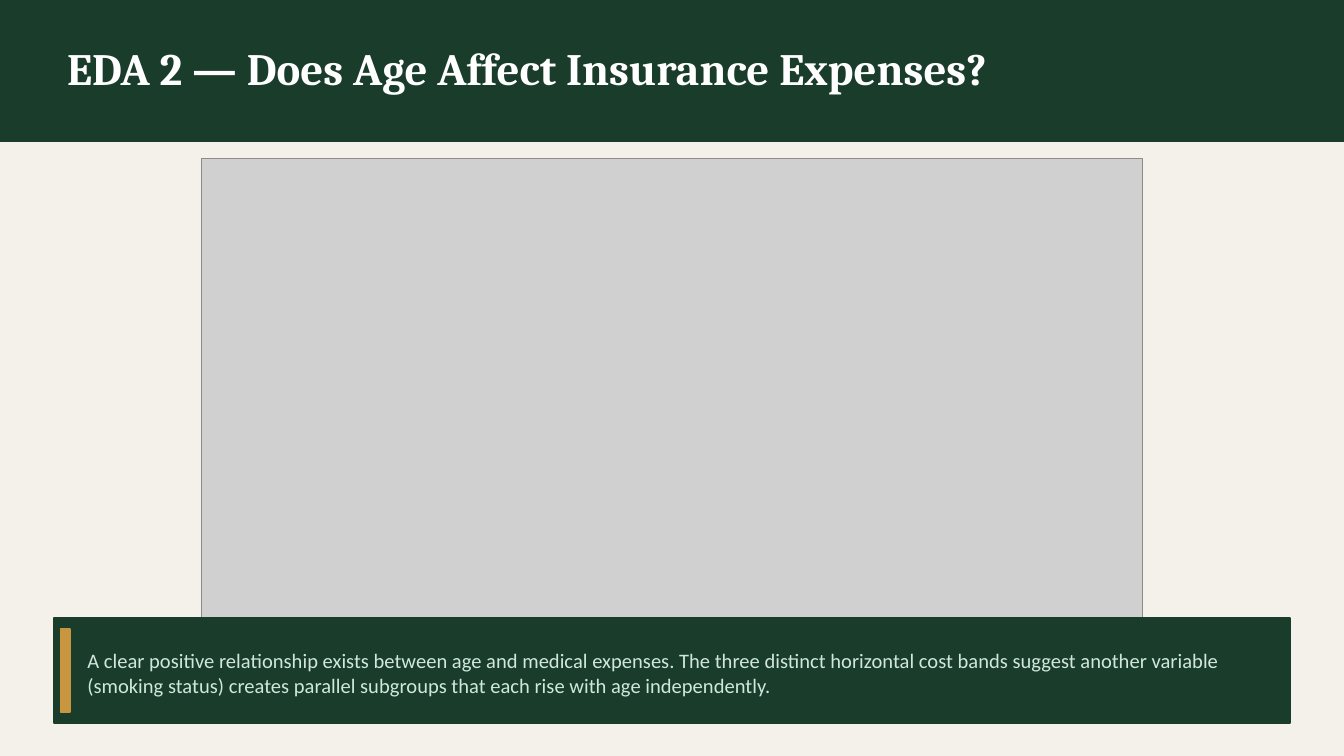
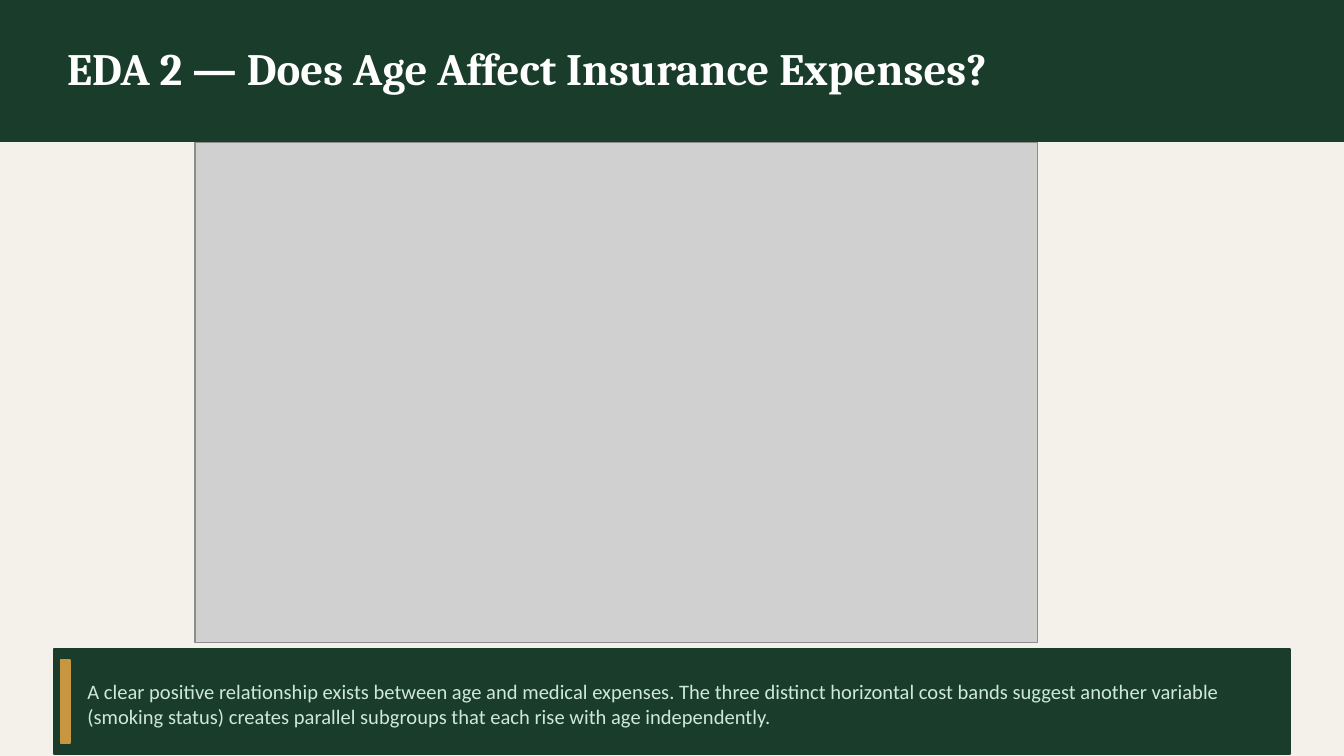
Before and after one commit to Yasir-Aladwani/medical-insurance-random-forest-project, a slide deck: slide 11 of RF_Insurance_Final_v3.pptx. Drawn at 1344x756 pixels with LibreOffice and Linux fonts; fonts in the diff are those of the drawing; grey boxes stand for pictures. Boxes give left, top, right and bottom in pixels: in the first picture for what was removed or moved away, otherwise in the second. Text is boxed around its words. In the diff, an @@ line names an element or a change of style, - is before the commit and + after.

Commit message:
Updated the presentation

```diff
--- a/RF_Insurance_Final_v3.pptx
+++ b/RF_Insurance_Final_v3.pptx
@@ picture: place and size @@
-picture at (202, 159, 1142, 716)
+picture at (195, 142, 1038, 642)
@@ 2 rectangles, 1 text: place and size @@
-2 rectangles, 1 text at (54, 618, 1290, 723)
+2 rectangles, 1 text at (54, 649, 1290, 754)
```
Also in this commit, not shown: 6 other slides changed.
